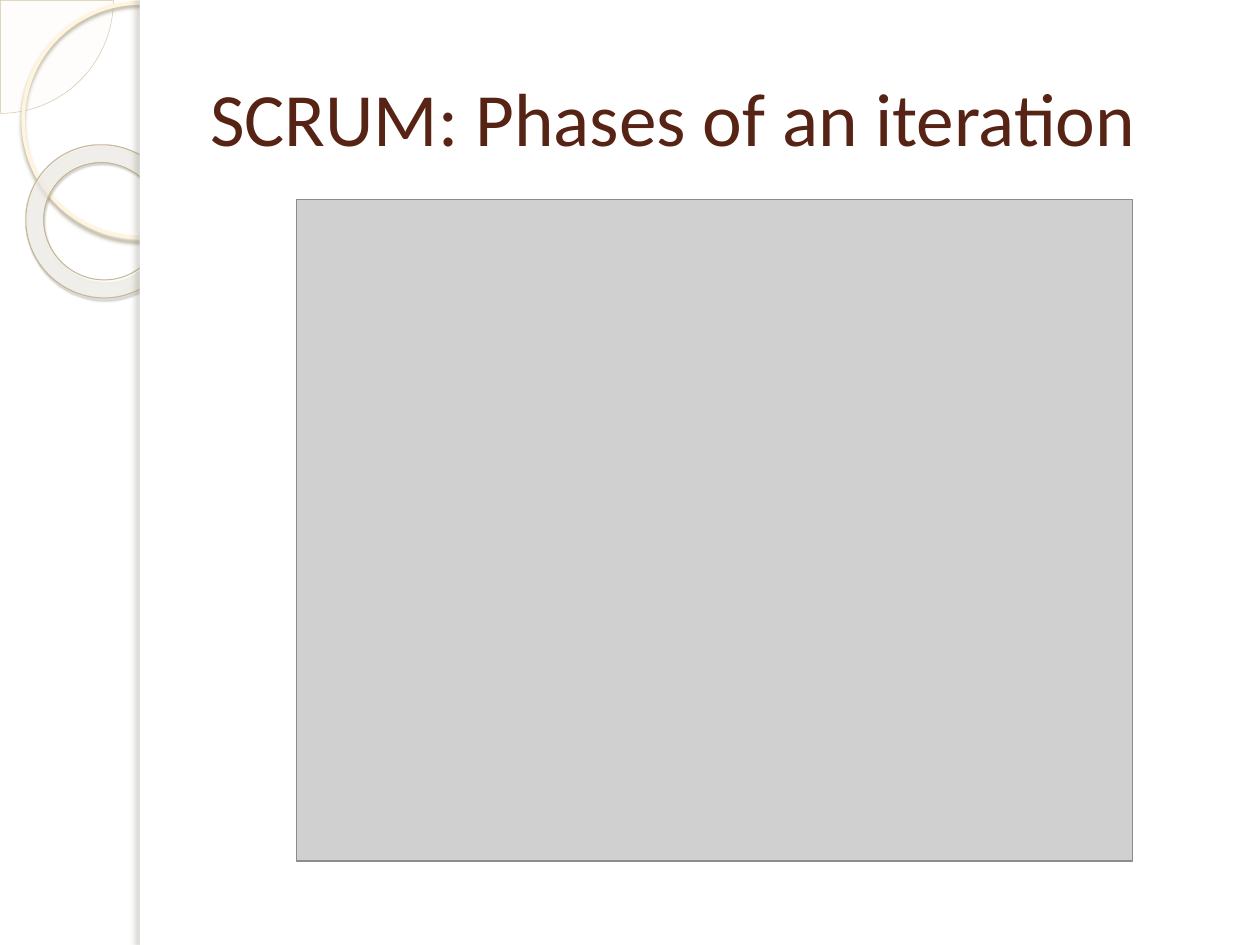
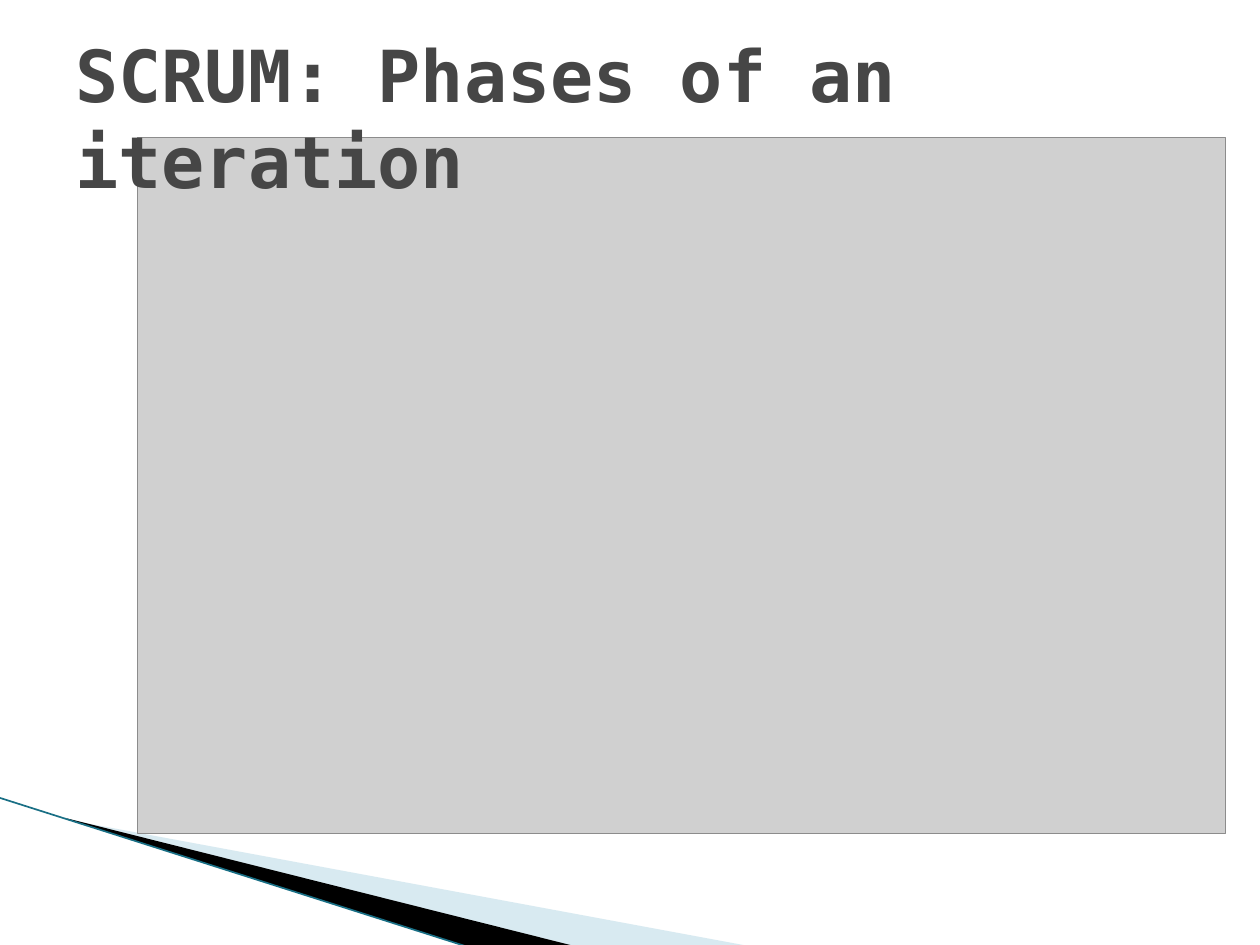
Before and after one commit to michelgrootjans/foresee, a slide deck: slide 6 of Agile.net/ScrumAndXp.pptx (slide 4 before the commit). Drawn at 1260x945 pixels with LibreOffice and Linux fonts; fonts in the diff are those of the drawing; grey boxes stand for pictures; background and template pictures are left out. Boxes give left, top, right and bottom in pixels: in the first picture for what was removed or moved away, otherwise in the second. Text is boxed around its words. In the diff, an @@ line names an element or a change of style, - is before the commit and + after.

Commit message:
completed the scrum part of the presentation

```diff
--- a/Agile.net/ScrumAndXp.pptx
+++ b/Agile.net/ScrumAndXp.pptx
@@ pie slice (boxed as its full ellipse) removed at (0, 0, 113, 113) @@
@@ ellipse removed at (23, 3, 257, 237) @@
@@ rectangle removed at (140, 0, 1260, 945) @@
@@ rectangle removed at (140, 0, 150, 945) @@
@@ title "SCRUM: Phases of an iteration": place and size @@
-title "SCRUM: Phases of an iteration" at (210, 93, 1135, 147)
+title "SCRUM: Phases of an iteration" at (75, 47, 895, 203)
@@ title "SCRUM: Phases of an iteration" at (75, 47, 895, 203): size 43 to 41 pt, font Calibri to DejaVu Sans Mono, text colour #572314 to #464646, bold on @@
@@ donut removed at (0, 113, 211, 329) @@
@@ picture: place and size @@
-picture at (296, 199, 1133, 861)
+picture at (137, 137, 1225, 833)
@@ line added from (0, 798) to (467, 945), #97C5D8 0.95 pt @@
@@ freeform shape added at (67, 818, 576, 945), fill #000000 @@
@@ freeform shape added at (69, 819, 750, 945), fill #A0CBDC at 40% opacity @@
```
Also in this commit, not shown: 4 other slides changed, 4 slides added, 1 slide removed.
